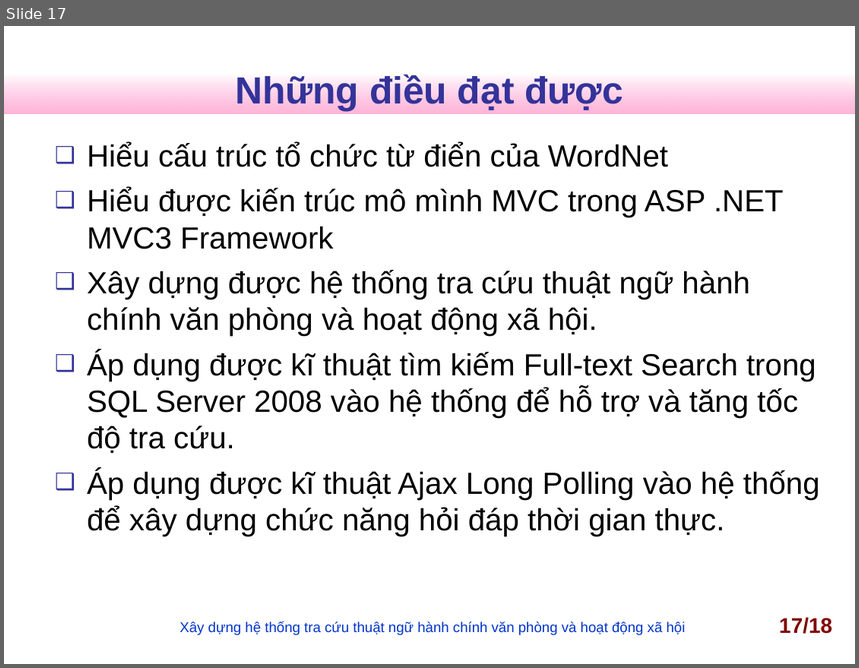
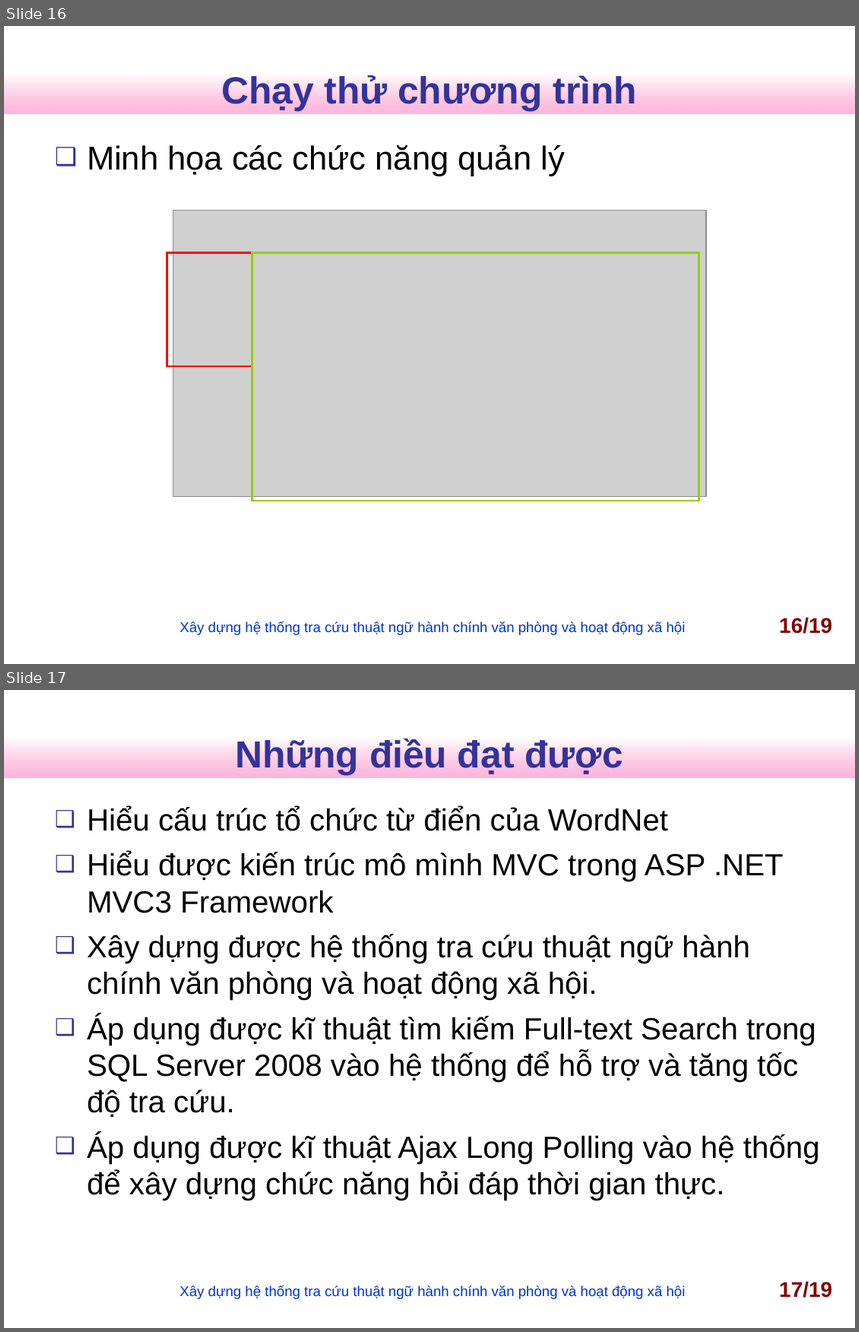
Before and after one commit to nguyentk90/tra-cuu-thuat-ngu-hanh-chinh, a slide deck: Documents/slideN2013.ppt. Shown one above the other, each under a label of ours: slide 17 before the commit, slides 16 and 17 after it. The pictures are 859x668 and 859x1332 pixels, drawn with LibreOffice and Linux fonts; fonts in the diff are those of the drawing; grey boxes stand for pictures; background and template pictures are left out. Boxes give left, top, right and bottom in pixels: in the first picture for what was removed or moved away, otherwise in the second. Text is boxed around its words. In the diff, an @@ line names an element or a change of style, - is before the commit and + after.

```diff
--- a/Documents/slideN2013.ppt
+++ b/Documents/slideN2013.ppt
@@ slide 16 added at (x1=4, y1=26, x2=855, y2=664), background #FFFFFF; not listed: 1 template element that a slide beside it also shows @@
@@ title added at (x1=221, y1=73, x2=637, y2=111), 32 pt, text #333399, bold @@
+Chạy thử chương trình
@@ text added at (x1=87, y1=145, x2=564, y2=176), 28 pt, text #000000 @@
+❑ Minh họa các chức năng quản lý
@@ picture added at (x1=173, y1=211, x2=706, y2=496) @@
@@ rectangle added at (x1=167, y1=253, x2=253, y2=366), outline #FF0000 1.5 pt @@
@@ rectangle added at (x1=253, y1=253, x2=699, y2=502), outline #99CC00 1.5 pt @@
@@ page number added at (x1=779, y1=617, x2=832, y2=634), 18 pt, text #800000, bold @@
+16/19
@@ text added at (x1=180, y1=622, x2=686, y2=636), 12 pt, text #0033CC @@
+Xây dựng hệ thống tra cứu thuật ngữ hành chính văn phòng và hoạt động xã hội
@@ page number at (x1=779, y1=1281, x2=832, y2=1298): text changed @@
-17/18
+17/19
```
Also in this commit, not shown: 7 slides changed, 1 slide removed.
